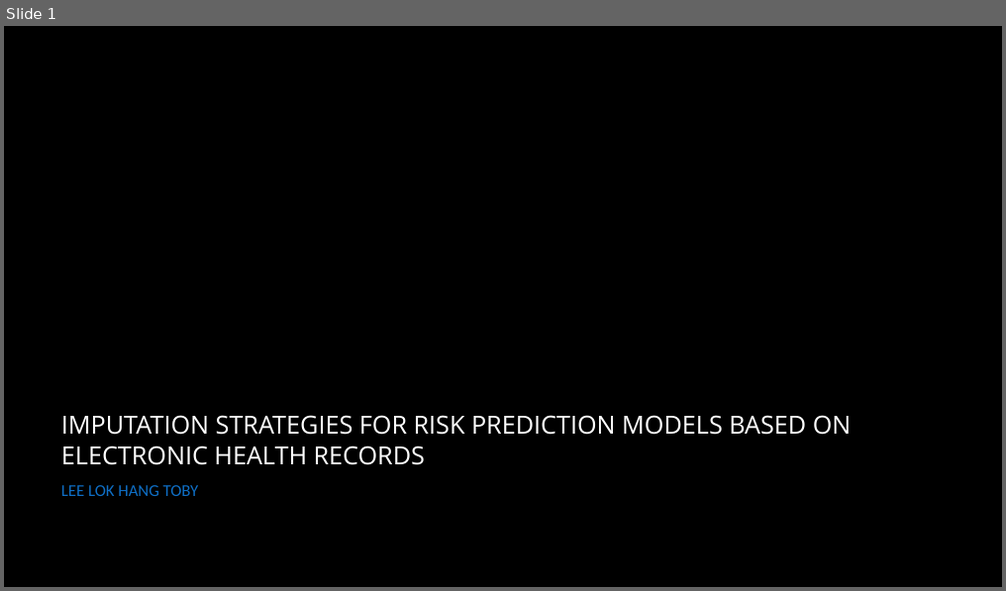
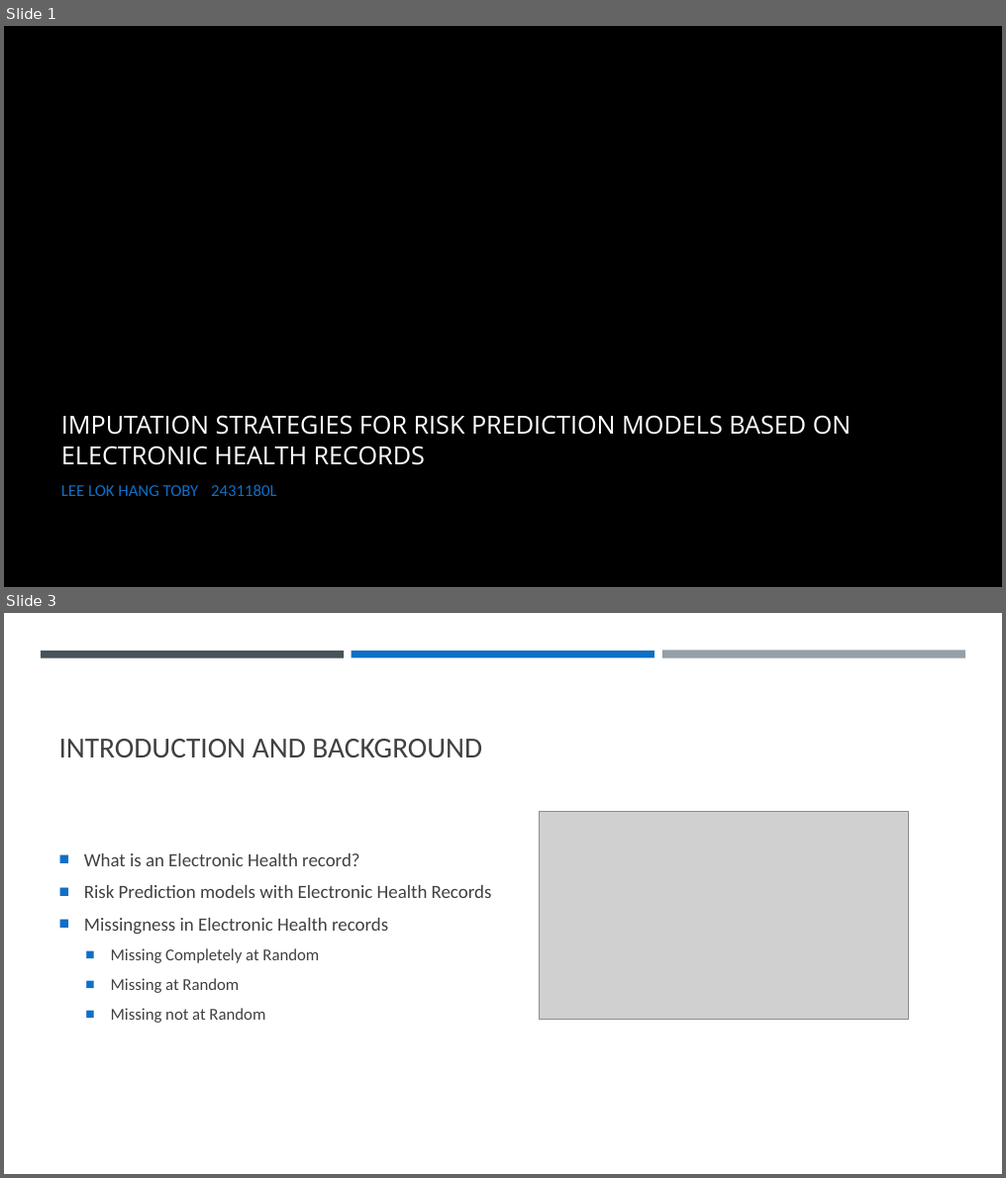
Before and after one commit to llhtoby/MIMIC-III-ML, a slide deck: presentation/Final Presentation.pptx. Shown one above the other, each under a label of ours: slide 1 before the commit, slides 1 and 3 after it; the slides between them are not shown. The pictures are 1006x591 and 1006x1178 pixels, drawn with LibreOffice and Linux fonts; fonts in the diff are those of the drawing; grey boxes stand for pictures; background and template pictures are left out. Boxes give left, top, right and bottom in pixels: in the first picture for what was removed or moved away, otherwise in the second. Text is boxed around its words. In the diff, an @@ line names an element or a change of style, - is before the commit and + after.

```diff
--- a/presentation/Final Presentation.pptx
+++ b/presentation/Final Presentation.pptx
@@ slide 3 added at [4,613,1002,1174], background #FFFFFF @@
@@ rectangle added at [41,651,344,658], fill #465359 @@
@@ rectangle added at [351,651,654,658], fill #0F6FC6 @@
@@ rectangle added at [662,651,965,659], fill #969FA7 @@
@@ title added at [59,739,482,758], 28 pt, text #404040 @@
+INTRODUCTION AND BACKGROUND
@@ picture added at [540,812,909,1020] @@
@@ text added at [84,854,492,1023], 18 pt, text #404040 @@
+■ What is an Electronic Health record?
+■ Risk Prediction models with Electronic Health Records
+■ Missingness in Electronic Health records
+  ■ Missing Completely at Random
+  ■ Missing at Random
+  ■ Missing not at Random
@@ slide 1 changed as well @@
@@ subtitle at [61,484,276,496]: text changed @@
-LEE LOK HANG TOBY
+LEE LOK HANG TOBY 2431180L
```
Also in this commit, not shown: 4 other slides changed, 19 other slides added, 8 slides removed, 49 other files.
